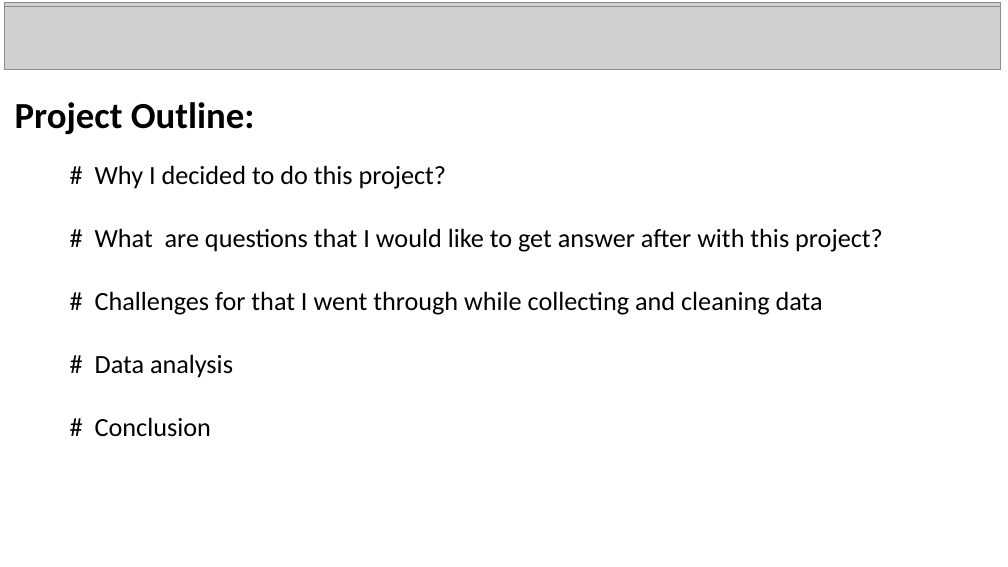
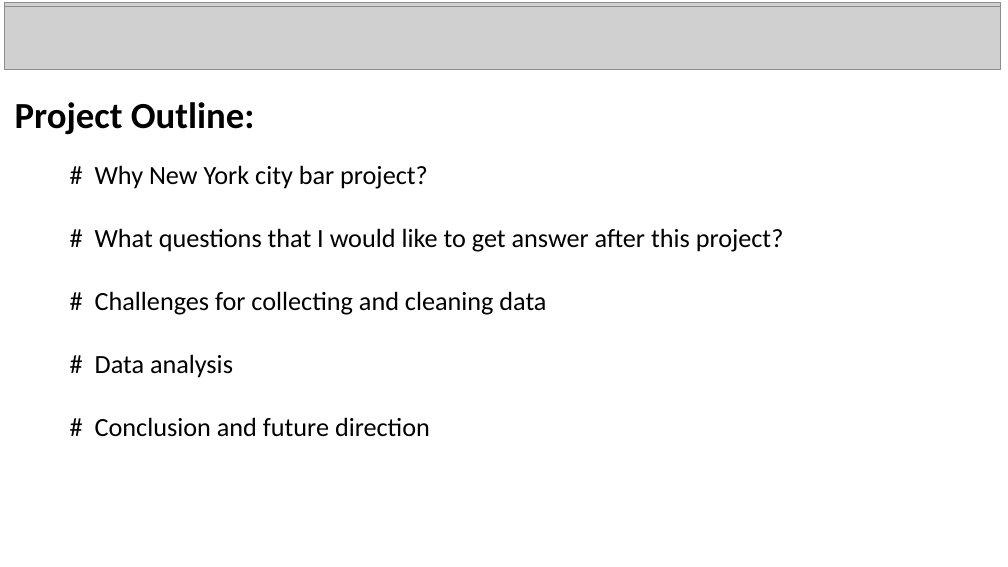
Before and after one commit to basantdhital/MY_pro, a slide deck: slide 2 of bars_presentation.pptx. Drawn at 1008x567 pixels with LibreOffice and Linux fonts; fonts in the diff are those of the drawing; grey boxes stand for pictures. Boxes give left, top, right and bottom in pixels: in the first picture for what was removed or moved away, otherwise in the second. Text is boxed around its words. In the diff, an @@ line names an element or a change of style, - is before the commit and + after.

Commit message:
first_project

```diff
--- a/bars_presentation.pptx
+++ b/bars_presentation.pptx
@@ text at (95, 165, 784, 315): text changed @@
-# Why I decided to do this project?
-# What are questions that I would like to get answer after with this project?
-# Challenges for that I went through while collecting and cleaning data
+# Why New York city bar project?
+# What questions that I would like to get answer after this project?
+# Challenges for collecting and cleaning data
@@ text at (95, 417, 430, 437): text changed @@
-# Conclusion
+# Conclusion and future direction
```
Also in this commit, not shown: 1 other slide changed, 2 other files.
